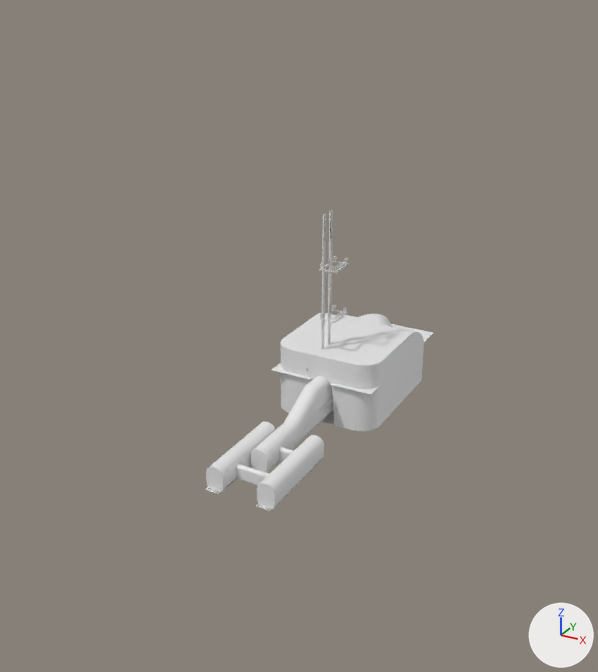
Before and after pictures for a commit that changed the FBX model Assets/Models/env/topsideenv3.fbx.
Both versions are drawn from a 50 mm camera at (77.1, -127.0, 95.0) aimed at (-4.4, 21.2, 21.0). The axes (+X, +Y, +Z) are drawn at lower right. The lights are the same throughout. Where no turn or scale is listed for an object, it has been applied to the vertices.

Objects in the first picture: 'Cube.001', 'Cube.009', 'props_med_lift_floor_2.003', 'sceneobject.001', 'sceneobject.002', 'sceneobject.003', 'sceneobject.005', 'sceneobject.006'.
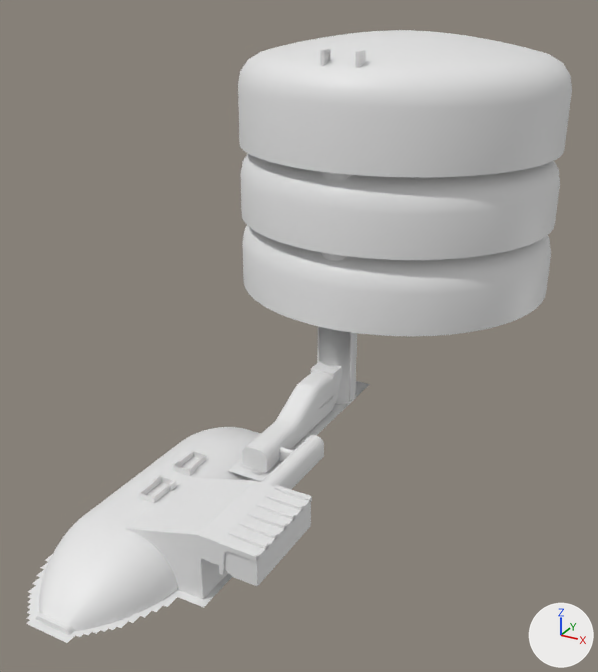
What changed in the scene script:
```text
Change me_mesh_015:
    remove me_mesh_015.from_pydata(...)  # 915 vertices, 868 faces; spans x -11.8..-2.2, y -19.9..44.9, z -12.6..-2.3
    add me_mesh_015.from_pydata(...)  # 505 vertices, 455 faces; spans x -11.0..-5.0, y -19.9..15.2, z -12.6..-2.3
    me_mesh_015 part 3: 232 vertices moved from x -9.0..-5.0, y -19.9..14.0, z -12.6..-2.3 to x -11.0..-5.0, y -19.9..14.4, z -12.6..-2.3; 467 vertices removed from x -11.8..-2.2, y 8.4..44.9, z -12.6..-2.3; 57 vertices added at x -11.0..-5.0, y 10.5..15.2, z -12.6..-2.3
Change me_cube_005:
    remove me_cube_005.from_pydata(...)  # 883 vertices, 751 faces; spans x -8.7..17.4, y -10.7..66.7, z 0.0..8.9
    remove me_cube_005.materials.append(mat_material_002)  # white #e7e7e7
    add me_cube_005.from_pydata(...)  # 16632 vertices, 16908 faces; spans x -4.5..4.5, y -1.5..1.5, z 0.3..81.7
    me_cube_005 part 4: the loose piece of 627 vertices spanning x -8.7..17.4, y 26.7..66.7, z 8.9 is deleted
    me_cube_005 part 5: 120 vertices removed from x 2.5..6.2, y -0.7..38.0, z 0.0; 16632 vertices added at x -4.5..4.5, y -1.5..1.5, z 0.3..81.7
Change me_mesh_029:
    remove me_mesh_029.from_pydata(...)  # 200 vertices, 167 faces; spans x -2.0..2.0, y -7.8..13.1, z -2.9..2.5
    remove me_mesh_029.materials.append(mat_material_001)  # white #e7e7e7
    add me_mesh_029.from_pydata(...)  # 360 vertices, 340 faces; spans x -2.2..2.2, y -8.9..8.9, z 0.4..10.6
    me_mesh_029 part 1: 200 vertices removed from x -2.0..2.0, y -7.8..13.1, z -2.9..2.5; 360 vertices added at x -2.2..2.2, y -8.9..8.9, z 0.4..10.6
    add me_mesh_029.materials.append(mat_material_002)  # white #e7e7e7
Change me_cube_001:
    used by ob_cube_002; location = (4.5, -4.6, 1.5); rotation_euler = (0.0, -3.142, 0.0), in degrees (0, -180, 0); scale = (-1.0, -1.0, -1.0)
    remove me_cube_001.from_pydata(...)  # 326 vertices, 306 faces; spans x -4.5..3.1, y -15.4..6.8, z -1.5..1.6
    add me_cube_001.from_pydata(...)  # 476 vertices, 469 faces; spans x 23.2..30.9, y -20.3..-0.1, z 7.2..13.8
    me_cube_001 part 2: 476 vertices added at x 23.2..30.9, y -20.3..-0.1, z 7.2..13.8
Change me_mesh_001:
    remove me_mesh_001.from_pydata(...)  # 34 vertices, 17 faces; spans x -4.49..4.49, y -0.63..0.62, z -1.5..1.7
    remove me_mesh_001.materials.append(mat_material_001)  # white #e7e7e7
    add me_mesh_001.from_pydata(...)  # 894 vertices, 874 faces; spans x -4.8..4.8, y -36.5..36.5, z -0.86..0.59
    me_mesh_001 part 6: 34 vertices removed from x -4.49..4.49, y -0.63..0.62, z -1.5..1.7; 894 vertices added at x -4.8..4.8, y -36.5..36.5, z -0.86..0.59
    add me_mesh_001.materials.append(mat_material_002)  # white #e7e7e7
Change ob_cube_001:
    ob_cube_001.location: (-6.0, -0.6, -0.8) -> (-2.6, 37.0, -1.5)
Remove ob_sceneobject_005:
    ob_sceneobject_005 = bpy.data.objects.new('sceneobject.005', me_mesh_005)
Change ob_sceneobject_003:
    ob_sceneobject_003.location: (-6.0, -3.4, 1.9) -> (-14.9, -12.7, -9.2)
Change ob_cube_002:
    ob_cube_002.location: (4.5, -4.6, 1.5) -> (-14.9, -10.7, -9.2)
    ob_cube_002.scale: (-1.0, -1.0, -1.0) -> (1.0, 1.0, 1.0)
Remove ob_cube_009:
    ob_cube_009 = bpy.data.objects.new('Cube.009', me_cube_013)
Remove ob_props_med_lift_floor_2_003:
    ob_props_med_lift_floor_2_003 = bpy.data.objects.new('props_med_lift_floor_2.003', me_mesh_007)
Change ob_sceneobject_001:
    ob_sceneobject_001.location: (0.0, -5.7, 0.9) -> (-14.9, -12.7, -9.2)
Add ob_circle:
    ob_circle = bpy.data.objects.new('Circle', me_circle_001)  # 624 vertices, 458 faces; spans x -4.4..4.4, y -4.4..4.4, z -1.0..38.6
    ob_circle.location = (-2.7, 37.0, -0.6)
Add ob_torus_002:
    ob_torus_002 = bpy.data.objects.new('Torus.002', me_torus_002)  # 739 vertices, 661 faces; spans x -40.0..40.0, y -40.0..40.0, z -10.0..25.3
    ob_torus_002.location = (-2.7, 70.0, 30.0)
Add ob_plane:
    ob_plane = bpy.data.objects.new('Plane', me_plane)  # 2777 vertices, 2606 faces; spans x -29.3..5.4, y -50.7..46.7, z -9.8..-0.8
    ob_plane.location = (0.0, 0.0, 0.0)
Add ob_torus_001:
    ob_torus_001 = bpy.data.objects.new('Torus.001', me_torus_001)  # 1951 vertices, 1748 faces; spans x -40.0..40.0, y -40.0..40.0, z -10.0..52.0
    ob_torus_001.location = (-2.7, 70.0, 30.0)
Add ob_circle_010:
    ob_circle_010 = bpy.data.objects.new('Circle.010', me_circle_012)  # 163 vertices, 69 faces; spans x -4.4..4.4, y -4.4..4.4, z 8.17..10.61
    ob_circle_010.location = (-2.7, 37.0, 45.4)
Add ob_cube:
    ob_cube = bpy.data.objects.new('Cube', me_cube_005_1)  # 644 vertices, 555 faces; spans x -13.6..30.9, y -36.0..36.0, z -1.0..13.6
    ob_cube.location = (-14.9, -12.7, -9.2)
```

Boxes (x1, y1, x2, y2) around the edits, measured in the pictures (598 x 672 px):
'Torus.001', added: after (238, 30, 572, 336)
'Cube', added: after (39, 427, 311, 631)
'Torus.002', added: after (240, 154, 560, 260)
'sceneobject.005', deleted: before (280, 313, 424, 431)
'sceneobject.006', reshaped (32% narrower, 24% shorter): before (250, 324, 398, 472); after (242, 361, 342, 473)
'Plane', added: after (26, 381, 370, 643)
'sceneobject.003', reshaped, moved: before (206, 422, 275, 491); after (140, 451, 206, 503)
'Cube.002', reshaped, moved, rescaled (not visible before): after (218, 485, 312, 575)
'Circle', added: after (319, 252, 350, 404)
'Cube.001', reshaped, moved (78% narrower, 82% taller): before (208, 315, 433, 509); after (317, 49, 366, 402)
'props_med_lift_floor_2.003', deleted: before (319, 210, 349, 411)
'sceneobject.001', reshaped, moved: before (236, 464, 269, 485); after (35, 613, 74, 635)
'Circle.010', added: after (321, 172, 352, 181)
'Cube.009', deleted: before (205, 486, 221, 494)
part 4 of me_cube_005, deleted: before (272, 315, 433, 394)
part 5 of me_cube_005, built on: before (266, 411, 332, 473); after (317, 49, 366, 402)
